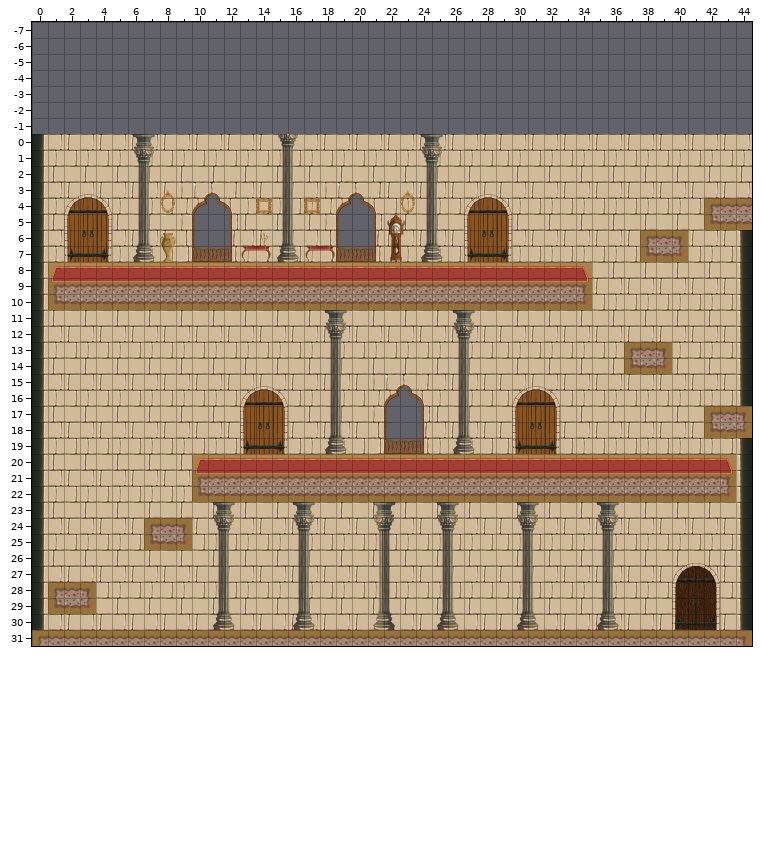
Two states of a Tiled map, Assets/Maps/Castle_Inside.tmx. The picture above was drawn from the file before the commit.
Cells are 128x128 px. Shown: x 0..44, y -7..31. Tiles whose own drawing changed are shown in their newer look in all pictures.
Once edited:
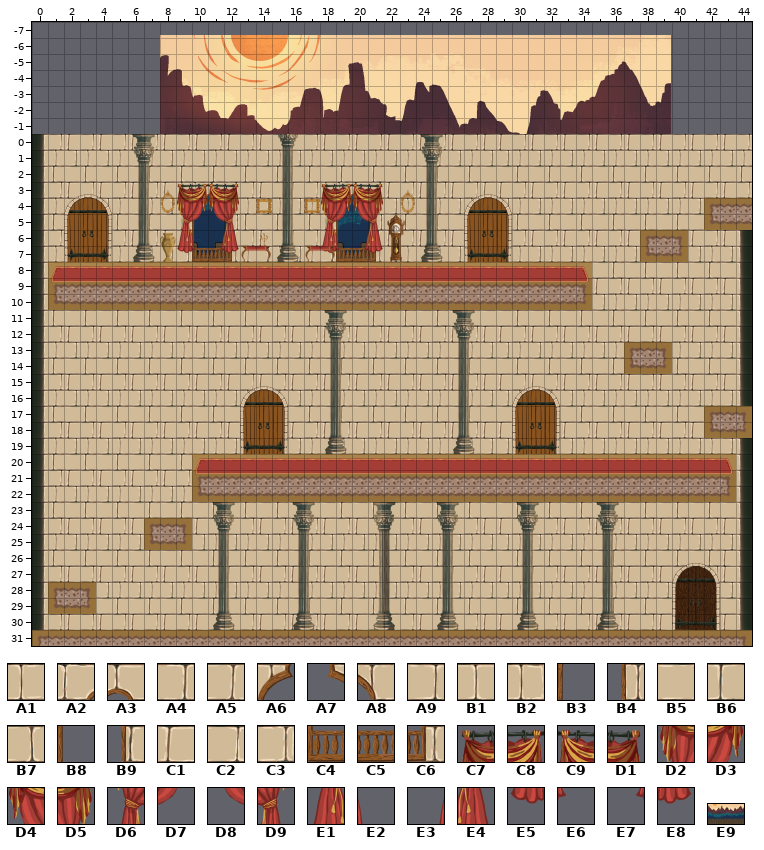
Key: from "Atlas_Pasillo_01": A1 12, A2 13, A3 14, A4 15, A5 20, A6 21, A7 22, A8 23, A9 24, B1 25, B2 28, B3 29, B4 31, B5 32, B6 33, B7 36, B8 37, B9 39, C1 40, C2 41, C3 44, C4 45, C5 46, C6 47; from "Atlas_Pasillo_02": C7 4, C8 5, C9 6, D1 7, D2 12, D3 13, D4 14, D5 15, D6 20, D7 21, D8 22, D9 23, E1 28, E2 29, E3 30, E4 31, E5 36, E6 37, E7 38, E8 39; from "Fondo_Ventana": E9 0.
__ is an empty cell.
Objects are placed by their top-left corner, in cells (3,4 is the top-left corner of cell 3,4); size is 1x1 cell unless given.
Changes in this commit:
Layer "BG" (added):
A new object: E9 at 8,-6.2 size 32x18.
Layer "Muros":
Tile A9 now appears in row 16 at x 22 and 24; in row 19 at x 22 and 24.
Tile B1 now appears in row 16 at x 21 and 23; in row 19 at x 21 and 23.
Tile B5 now appears in row 17 at x 22 and 24.
Tile B6 now appears in row 17 at x 21 and 23.
Tile C1 now appears in row 15 at x 22 and 24; in row 18 at x 22 and 24.
Tile C2 now appears in row 15 at x 21 and 23; in row 18 at x 21 and 23.
Layer "Ventanas":
Tile A1 is gone in row 15 at x 21.
Tile A2 is gone in row 15 at x 22.
Tile A3 is gone in row 15 at x 23.
Tile A4 is gone in row 15 at x 24.
Tile A5 is gone in row 16 at x 21.
Tile A6 is gone in row 16 at x 22.
Tile A7 is gone in row 16 at x 23.
Tile A8 is gone in row 16 at x 24.
Tile B2 is gone in row 17 at x 21.
Tile B3 is gone in row 17 at x 22.
Tile B4 is gone in row 17 at x 24.
Tile B7 is gone in row 18 at x 21.
Tile B8 is gone in row 18 at x 22.
Tile B9 is gone in row 18 at x 24.
Tile C3 is gone in row 19 at x 21.
Tile C4 is gone in row 19 at x 22.
Tile C5 is gone in row 19 at x 23.
Tile C6 is gone in row 19 at x 24.
Layer "Cortinas":
Tile C7 now appears in row 3 at x 9 and 18.
Tile C8 now appears in row 3 at x 10 and 19.
Tile C9 now appears in row 3 at x 11 and 20.
Tile D1 now appears in row 3 at x 12 and 21.
Tile D2 now appears in row 4 at x 9 and 18.
Tile D3 now appears in row 4 at x 10 and 19.
Tile D4 now appears in row 4 at x 11 and 20.
Tile D5 now appears in row 4 at x 12 and 21.
Tile D6 now appears in row 5 at x 9 and 18.
Tile D7 now appears in row 5 at x 10 and 19.
Tile D8 now appears in row 5 at x 11 and 20.
Tile D9 now appears in row 5 at x 12 and 21.
Tile E1 now appears in row 6 at x 9 and 18.
Tile E2 now appears in row 6 at x 10 and 19.
Tile E3 now appears in row 6 at x 11 and 20.
Tile E4 now appears in row 6 at x 12 and 21.
Tile E5 now appears in row 7 at x 9 and 18.
Tile E6 now appears in row 7 at x 10 and 19.
Tile E7 now appears in row 7 at x 11 and 20.
Tile E8 now appears in row 7 at x 12 and 21.
Pixel boxes of the changes (left, top, right, bottom) in both pictures:
added: (160, 35, 671, 259)
changed: (368, 374, 432, 454)
